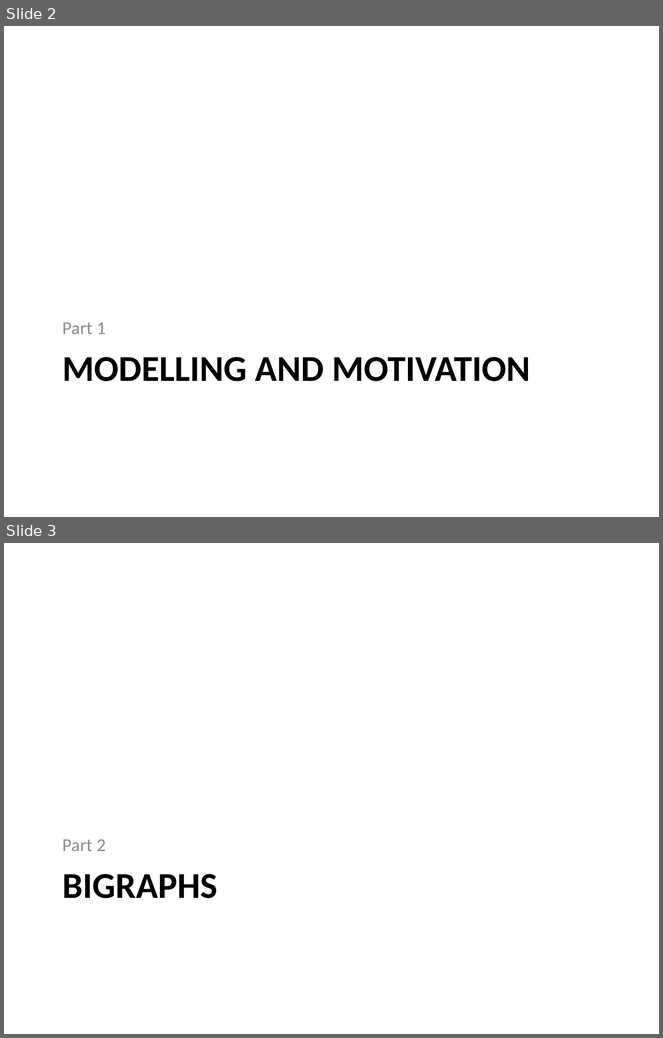
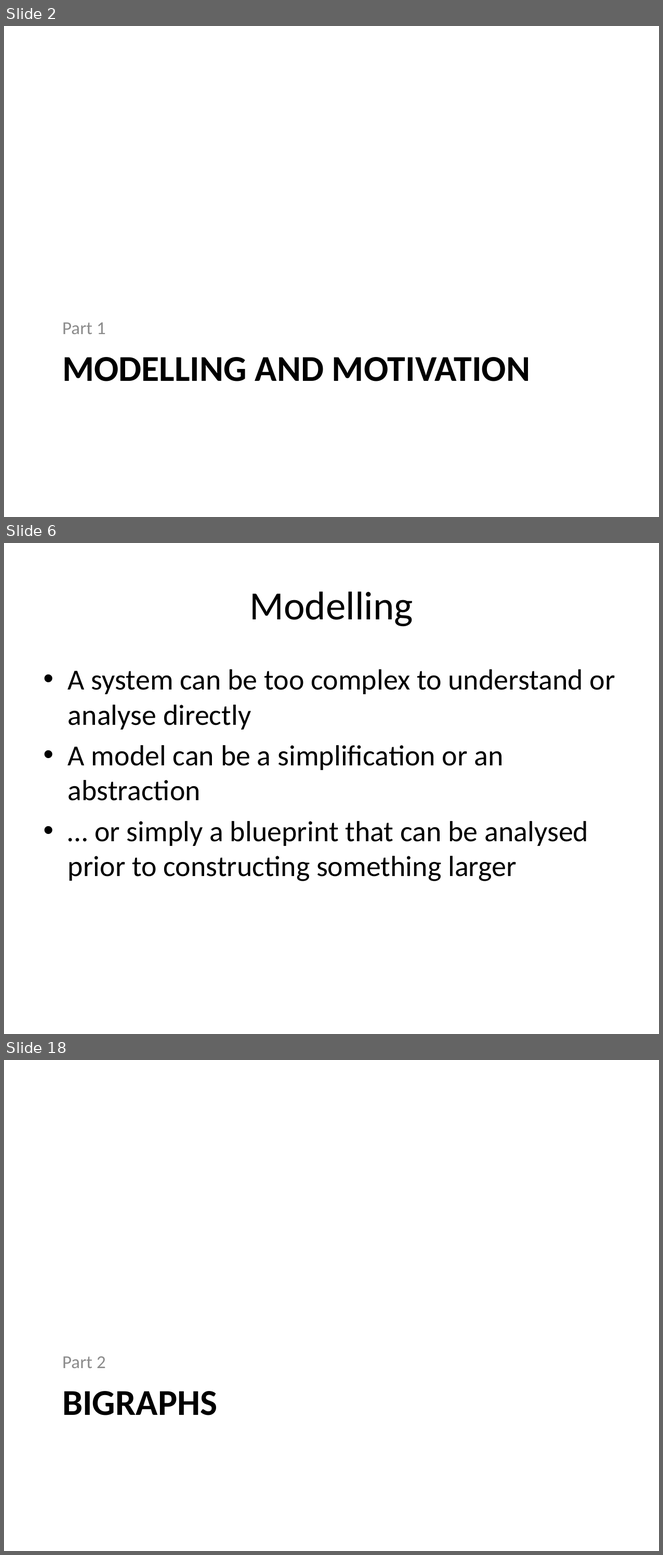
Before and after one commit to gian/defense, a slide deck: PhDDefense.pptx. Shown one above the other, each under a label of ours: slides 2 and 3 before the commit, slides 2, 6 and 18 after it; the slides between them are not shown. The pictures are 663x1038 and 663x1555 pixels, drawn with LibreOffice and Linux fonts; fonts in the diff are those of the drawing. Boxes give left, top, right and bottom in pixels: in the first picture for what was removed or moved away, otherwise in the second. Text is boxed around its words. In the diff, an @@ line names an element or a change of style, - is before the commit and + after.

```diff
--- a/PhDDefense.pptx
+++ b/PhDDefense.pptx
@@ slide 6 added at bbox=[4, 543, 659, 1034], background #FFFFFF @@
@@ title added at bbox=[249, 591, 413, 627], 44 pt, text #000000 @@
+Modelling
@@ text added at bbox=[68, 669, 616, 882], 32 pt, text #000000 @@
+• A system can be too complex to understand or analyse directly
+• A model can be a simplification or an abstraction
+• … or simply a blueprint that can be analysed prior to constructing something larger
@@ what was slide 3 is now slide 18 @@
```
Also in this commit, not shown: 14 other slides added.
